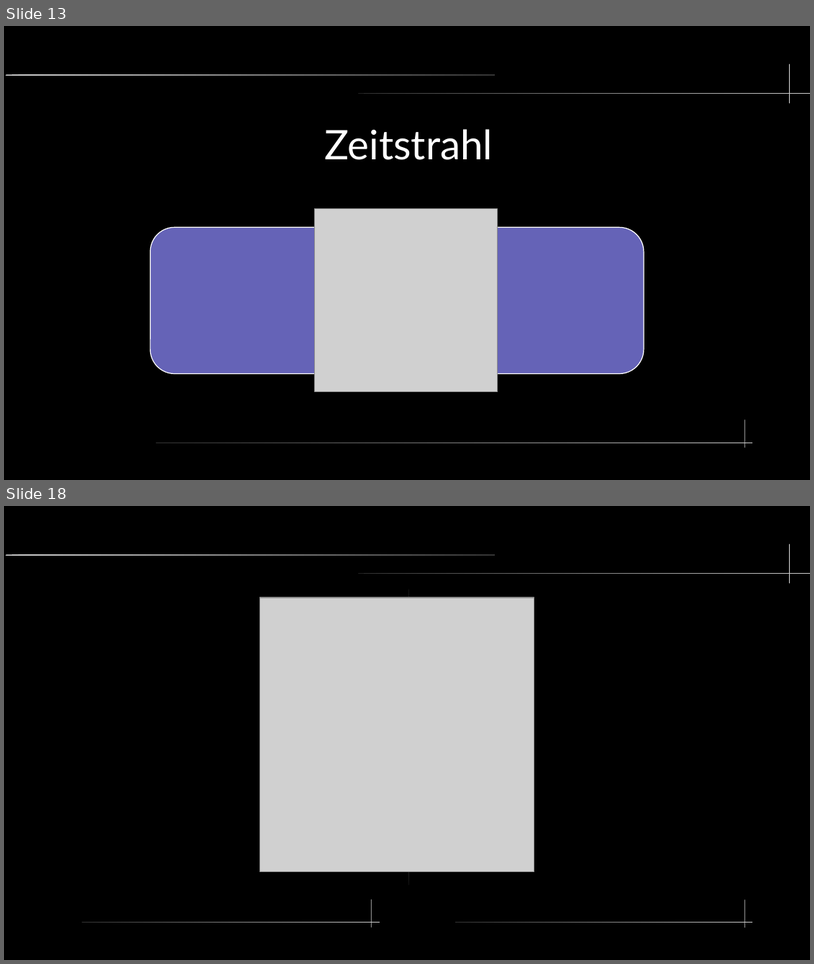
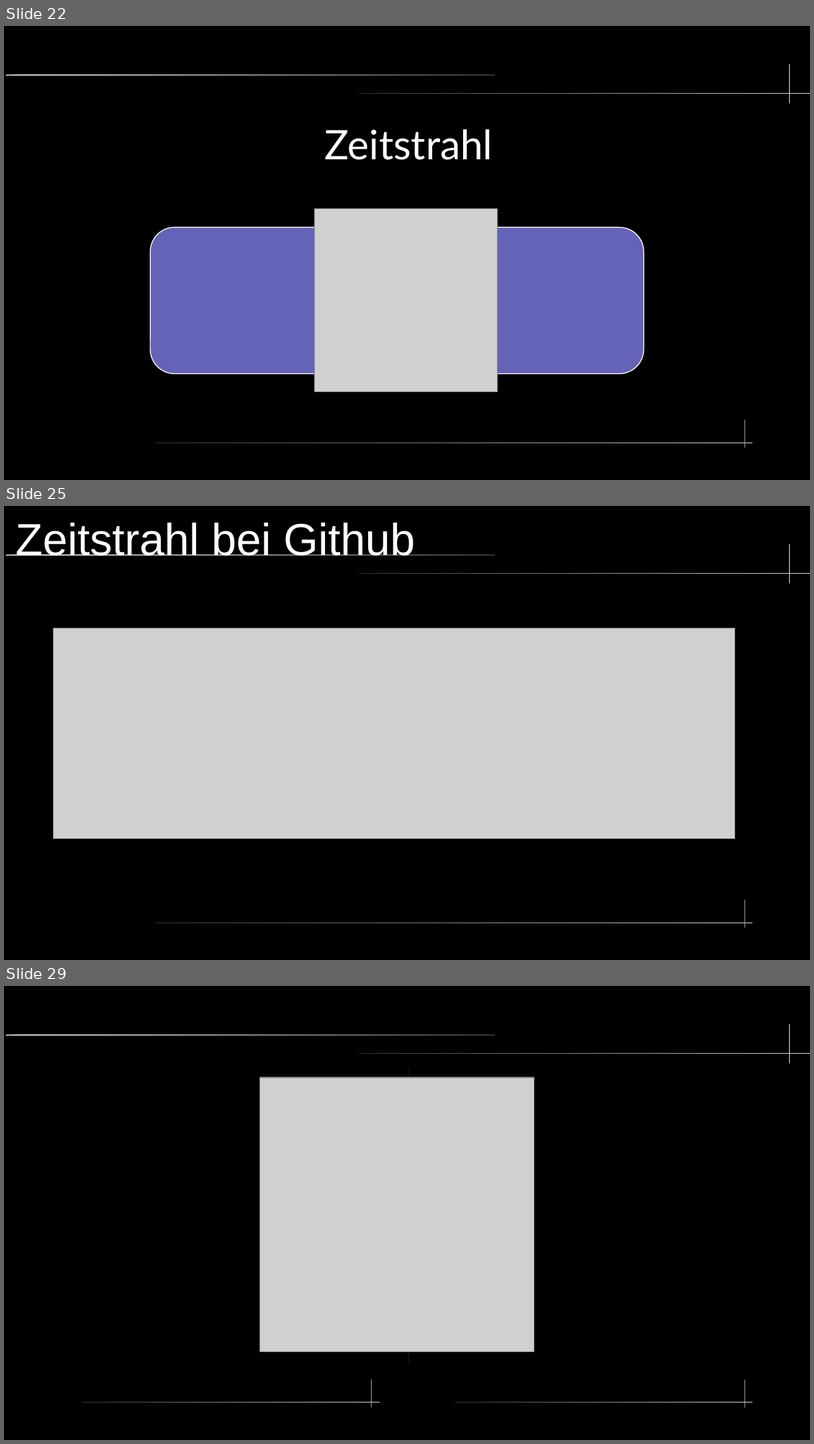
Before and after one commit to hyperbel/MatheProjekt22_23, a slide deck: Doc/Präsi/Präsentation.odp. Shown one above the other, each under a label of ours: slides 13 and 18 before the commit, slides 22, 25 and 29 after it; the slides between them are not shown. The pictures are 814x964 and 814x1444 pixels, drawn with LibreOffice and Linux fonts; fonts in the diff are those of the drawing; grey boxes stand for pictures. Boxes give left, top, right and bottom in pixels: in the first picture for what was removed or moved away, otherwise in the second. Text is boxed around its words. In the diff, an @@ line names an element or a change of style, - is before the commit and + after.

```diff
--- a/Doc/Präsi/Präsentation.odp
+++ b/Doc/Präsi/Präsentation.odp
@@ slide 25 added at (4, 506, 810, 960), background #000000; not listed: 5 template elements that a slide beside it also shows @@
@@ title added at (16, 523, 415, 556), 44 pt, text #FFFFFF @@
+Zeitstrahl bei Github
@@ picture added at (54, 628, 736, 838) @@
@@ what was slide 13 is now slide 22 @@
@@ what was slide 18 is now slide 29 @@
```
Also in this commit, not shown: 12 slides changed, 12 other slides added, 2 slides removed.
